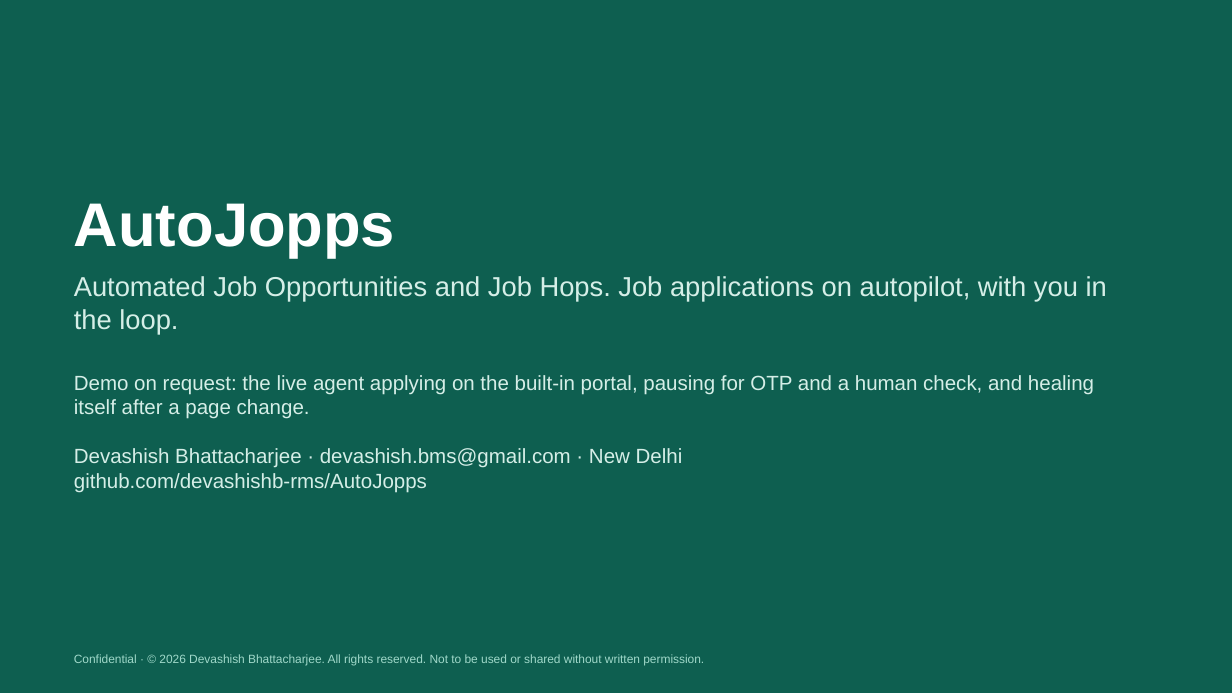
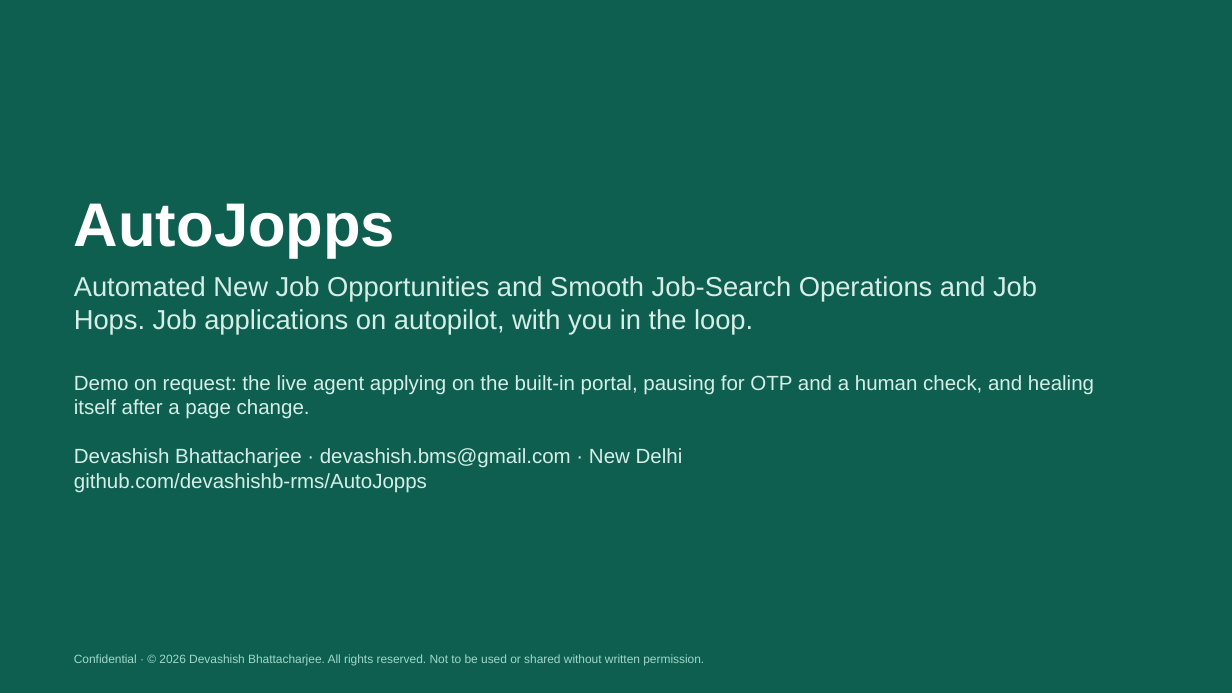
Before and after one commit to devashishb-rms/AutoJopps, a slide deck: slide 14 of docs/AutoJopps_Investor_Deck_v2.pptx. Drawn at 1232x693 pixels with LibreOffice and Linux fonts; fonts in the diff are those of the drawing. Boxes give left, top, right and bottom in pixels: in the first picture for what was removed or moved away, otherwise in the second. Text is boxed around its words. In the diff, an @@ line names an element or a change of style, - is before the commit and + after.

```diff
--- a/docs/AutoJopps_Investor_Deck_v2.pptx
+++ b/docs/AutoJopps_Investor_Deck_v2.pptx
@@ text at (74, 276, 1037, 334): text changed @@
-Automated Job Opportunities and Job Hops. Job applications on autopilot, with you in the loop.
+Automated New Job Opportunities and Smooth Job-Search Operations and Job Hops. Job applications on autopilot, with you in the loop.
```
Also in this commit, not shown: 1 other slide changed, 4 other files.
